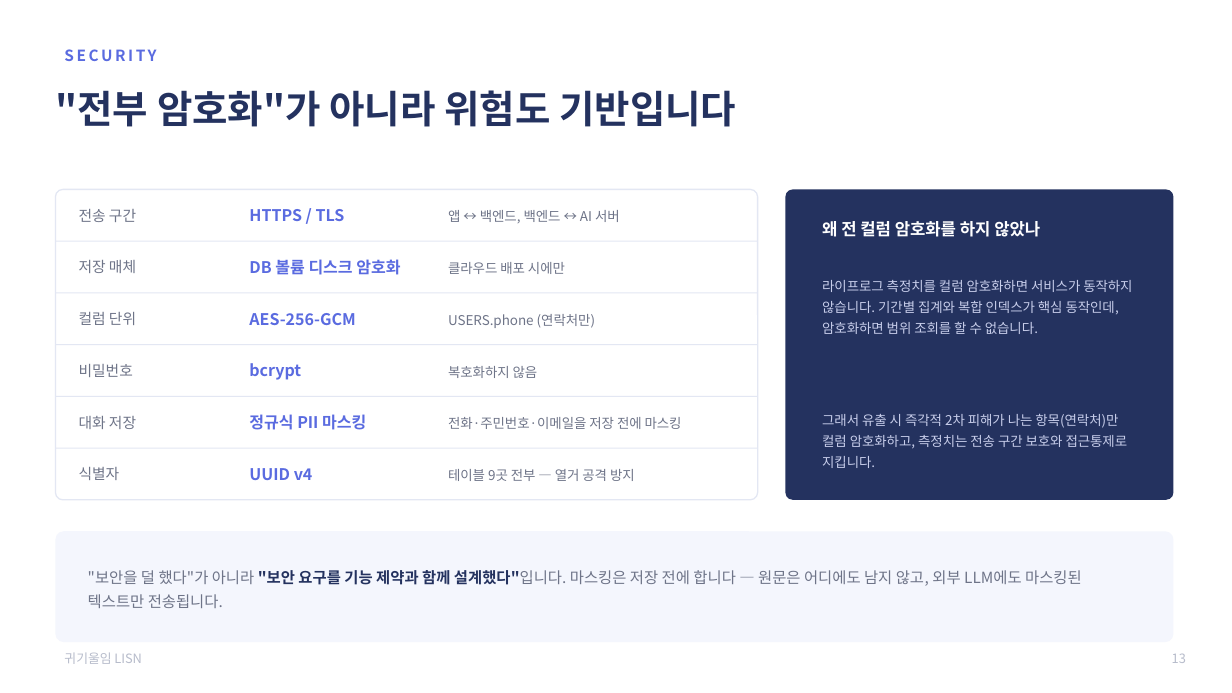
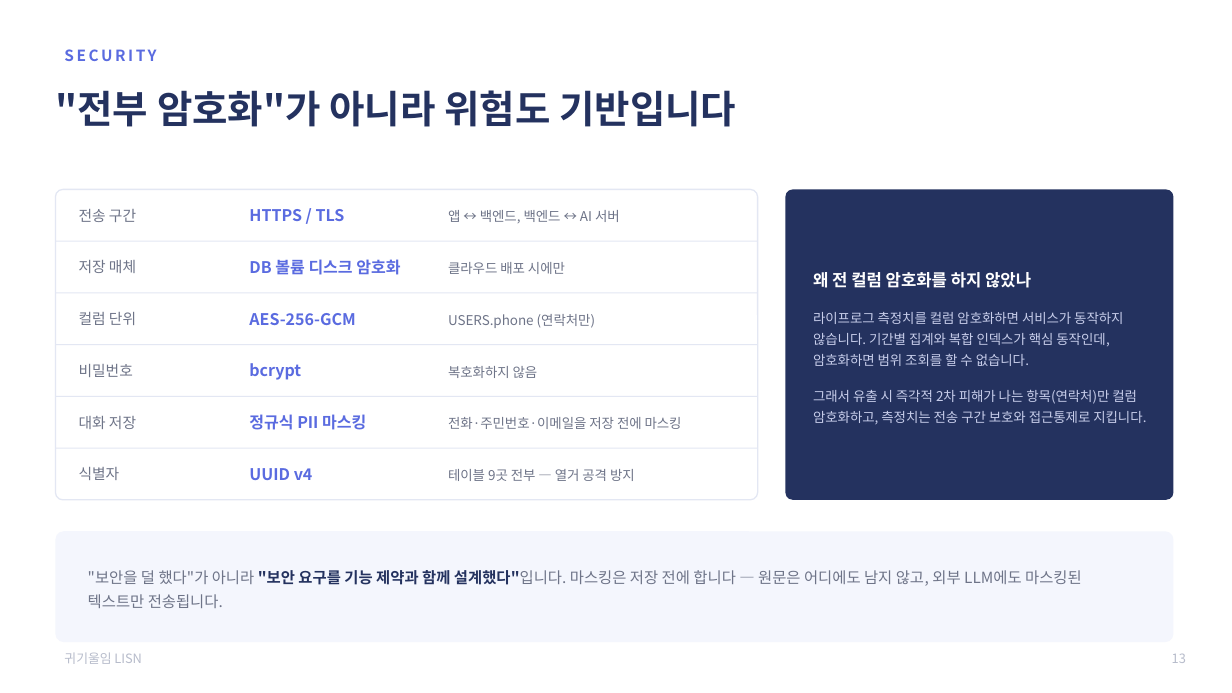
Before and after one commit to 2026-SMHRD-KDT-HealthCare-5/lisn, a slide deck: slide 14 of documents/최종발표자료_귀기울임.pptx. Drawn at 1232x693 pixels with LibreOffice and Linux fonts; fonts in the diff are those of the drawing. Boxes give left, top, right and bottom in pixels: in the first picture for what was removed or moved away, otherwise in the second. Text is boxed around its words. In the diff, an @@ line names an element or a change of style, - is before the commit and + after.

Commit message:
fix(발표): 영상에 적용한 가시성 기준으로 16장 전수 점검
영상 배경만 고치고 발표자료는 같은 눈으로 안 봤다는 지적을 받아
16장을 전부 렌더링해 훑었습니다.

명암 구조 자체는 괜찮았습니다 — 어두운 슬라이드(표지·섹션·마무리)와
밝은 슬라이드가 번갈아 나오고, 카드는 대부분 LINE 테두리와 그림자를
함께 씁니다. 두 곳에서 문제를 찾았습니다.

--- 1. s15 「못 한 부분」 — 흰 배경 위의 흰 카드 ---

영상에서 고친 것과 **같은 문제**입니다. 6개 행 카드가 흰 배경에 흰
바탕인데 그림자가 꺼져 있어서, 1px 테두리(#E3E7F3)만으로 경계를
버티고 있었습니다. 200dpi 로 확대해야 겨우 보입니다 — 이 덱에서
가장 약한 자리였고, 프로젝터에서는 글자만 떠 보입니다.
card() 헬퍼의 기본 그림자를 되살렸습니다.

--- 2. s14 보안 — 남색 카드 안에 구멍 ---

제목과 두 문단을 각각 절대 y(2.28 / 2.72 / 3.95)에 놓았는데, 첫 문단이
예상보다 짧게 끝나면서 문단 사이에 빈 줄 두 개만큼 구멍이 났습니다.
절대 좌표로 문단을 쌓으면 글자 수가 바뀔 때마다 되돌아오는 문제라,
한 텍스트 블록으로 합치고 카드 안에서 세로 가운데 정렬했습니다.
덤으로 카드 아래쪽에 남던 빈 공간도 사라졌습니다.

--- 손대지 않은 것 ---

s13 의 관제 스크린샷은 100dpi 렌더에서 글자가 안 읽히지만, 실제
투사 해상도에서는 원본 1280px 를 0.85배로 넣는 것이라 읽힙니다.
축소 렌더만 보고 키우면 오히려 레이아웃이 깨집니다.

validate.py · check_numbers.py 통과.

```diff
--- a/documents/최종발표자료_귀기울임.pptx
+++ b/documents/최종발표자료_귀기울임.pptx
@@ text "왜 전 컬럼 암호화를 하지 ...": place and size @@
-text "왜 전 컬럼 암호화를 하지 ..." at [822,280,1132,334]
+text "왜 전 컬럼 암호화를 하지 ..." at [813,272,1146,424]
@@ text removed at [822,221,1040,237] @@
-왜 전 컬럼 암호화를 하지 않았나
@@ text at [813,272,1031,288]: paragraph added @@
+왜 전 컬럼 암호화를 하지 않았나
@@ text at [813,312,1123,366]: more space between paragraphs @@
@@ text at [813,390,1146,424]: paragraph added @@
+그래서 유출 시 즉각적 2차 피해가 나는 항목(연락처)만 컬럼 암호화하고, 측정치는 전송 구간 보호와 접근통제로 지킵니다.
@@ text removed at [822,414,1128,468] @@
-그래서 유출 시 즉각적 2차 피해가 나는 항목(연락처)만 컬럼 암호화하고, 측정치는 전송 구간 보호와 접근통제로 지킵니다.
```
Also in this commit, not shown: 1 other slide changed, 2 other files.
